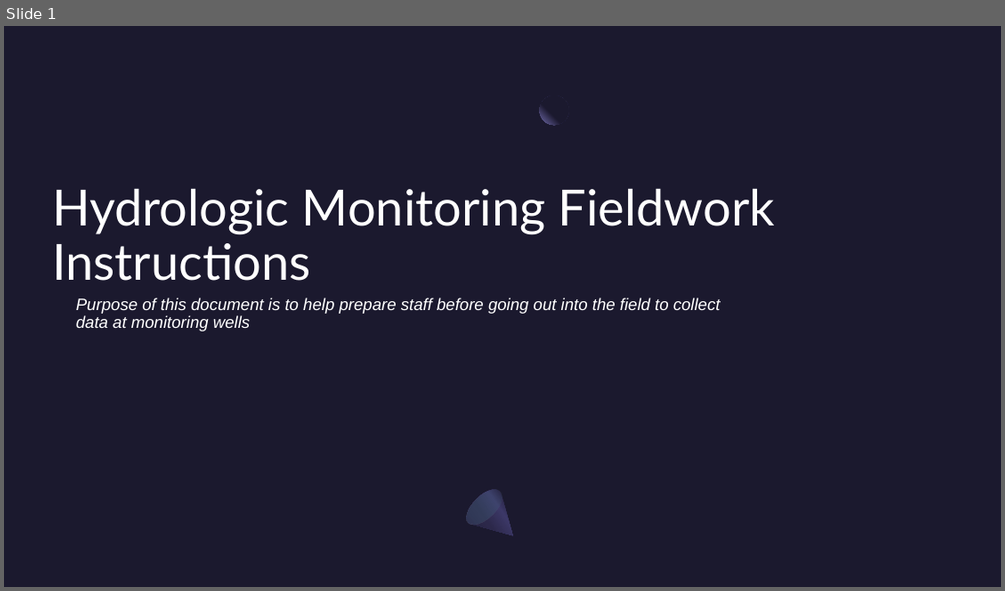
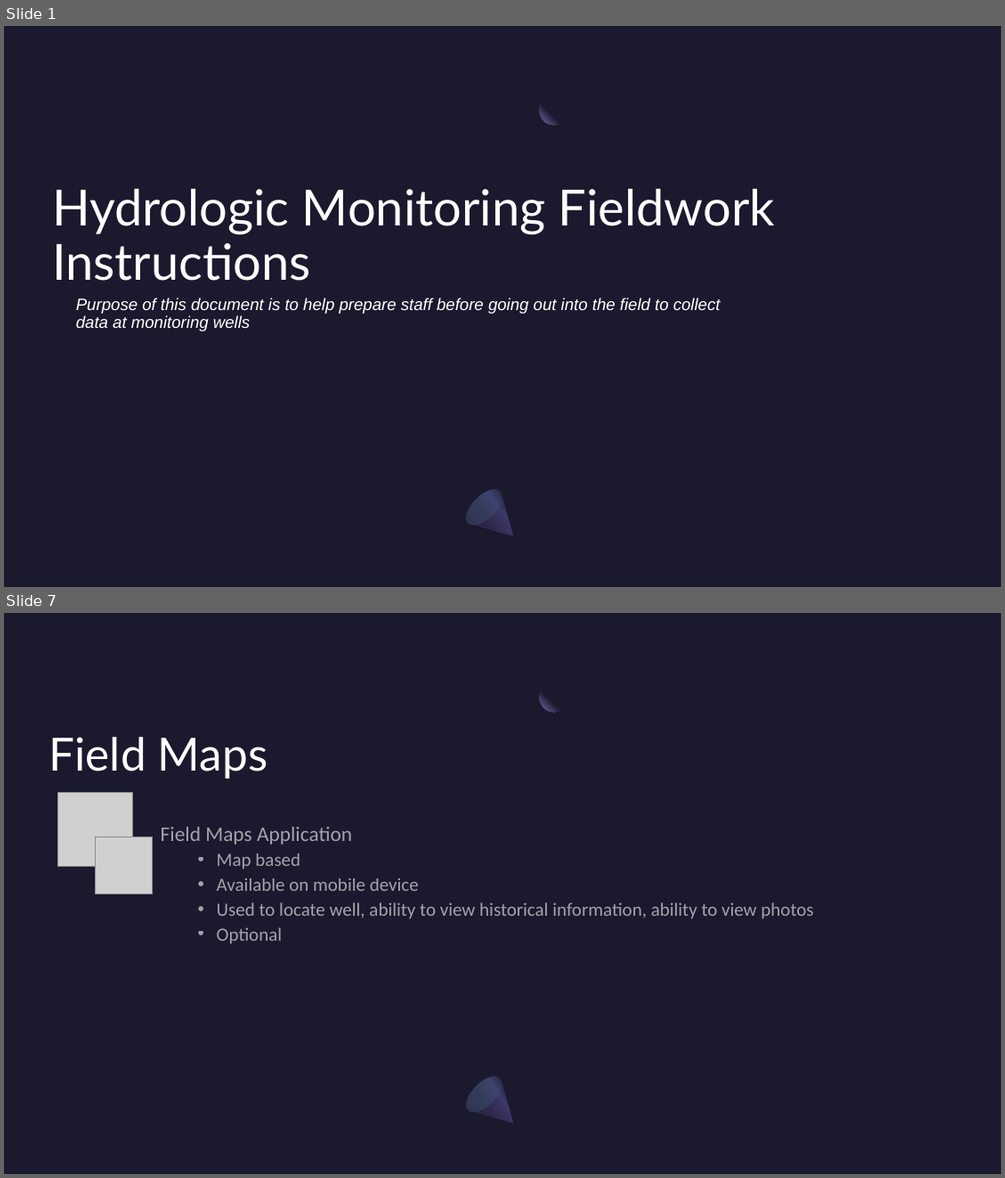
Before and after one commit to NWFWMD-IT/Hydrologic-Monitoring-Project, a slide deck: documents/user_guides/Hydrologic-Monitoring-Project-Fieldwork-Instructions.pptx. Shown one above the other, each under a label of ours: slide 1 before the commit, slides 1 and 7 after it; the slides between them are not shown. The pictures are 1005x591 and 1005x1178 pixels, drawn with LibreOffice and Linux fonts; fonts in the diff are those of the drawing; grey boxes stand for pictures. Boxes give left, top, right and bottom in pixels: in the first picture for what was removed or moved away, otherwise in the second. Text is boxed around its words. In the diff, an @@ line names an element or a change of style, - is before the commit and + after.

```diff
--- a/documents/user_guides/Hydrologic-Monitoring-Project-Fieldwork-Instructions.pptx
+++ b/documents/user_guides/Hydrologic-Monitoring-Project-Fieldwork-Instructions.pptx
@@ slide 7 added at (4,613,1001,1174), background #1B192E; not listed: 3 template elements that a slide beside it also shows @@
@@ title added at (49,737,267,779), 44 pt, text #FFFFFF @@
+Field Maps
@@ picture added at (57,793,132,867) @@
@@ picture added at (96,836,152,893) @@
@@ text added at (161,827,813,944), 18 pt, text #FFFFFF at 60% opacity @@
+Field Maps Application
+  • Map based
+  • Available on mobile device
+  • Used to locate well, ability to view historical information, ability to view photos
+  • Optional
```
Also in this commit, not shown: 5 slides changed, 3 other slides added, 1 slide removed.
